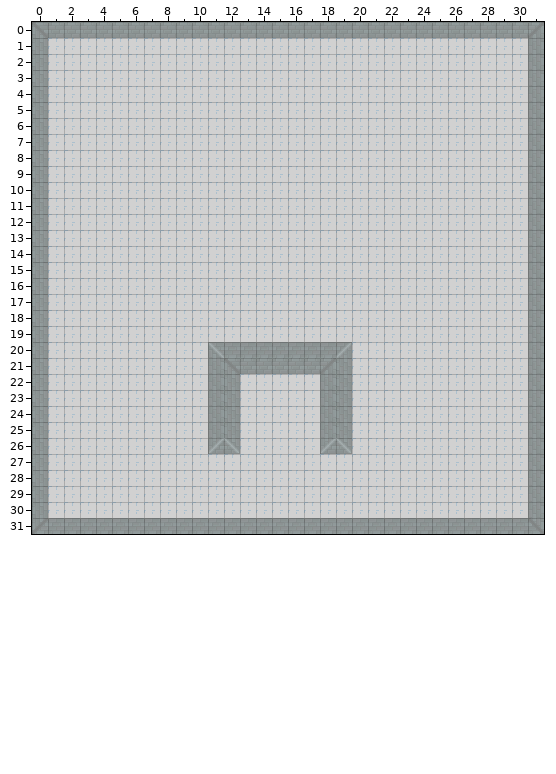
Tiled map -- assets/maps/lab.tmx. That is the earlier state.
Cells are 16x16 px. Shown: x 0..31, y 0..31.
The result:
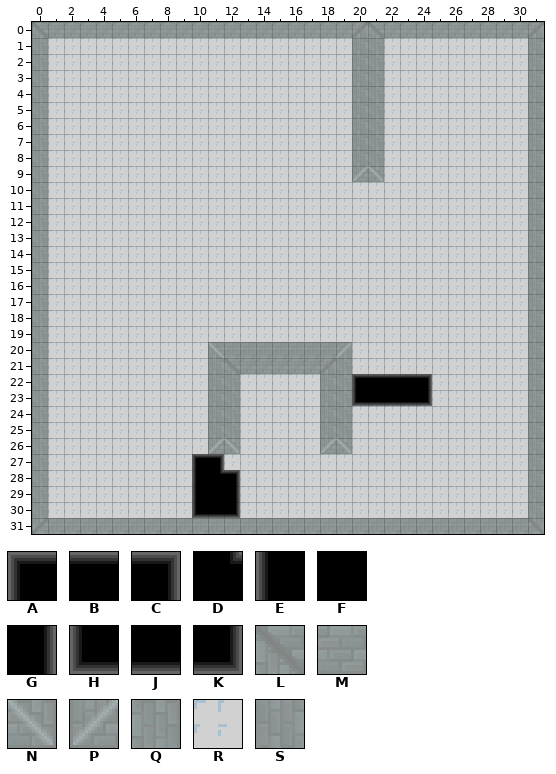
Key: from "holes": A 0, B 1, C 2, D 4, E 5, F 6, G 7, H 10, J 11, K 12; from "white-walls": L 0, M 1, N 3, P 4, Q 5, R 6, S 7.
_ is an empty cell.
Changes in this commit:
Layer "Tile Layer 1":
The author changed tile R to tile A in row 22 at x 20; in row 27 at x 10.
The author changed tile R to tile B in row 22 at x 21 to 23.
The author changed tile R to tile C in row 22 at x 24; in row 27 at x 11; in row 28 at x 12.
The author changed tile R to tile D in row 28 at x 11.
The author changed tile R to tile E in rows 28 to 29 at x 10.
The author changed tile R to tile F in row 29 at x 11.
The author changed tile R to tile G in row 29 at x 12.
The author changed tile R to tile H in row 23 at x 20; in row 30 at x 10.
The author changed tile R to tile J in row 23 at x 21 to 23; in row 30 at x 11.
The author changed tile R to tile K in row 23 at x 24; in row 30 at x 12.
The author changed tile M to tile L in row 0 at x 21.
The author changed tile R to tile N in row 9 at x 21.
The author changed tile R to tile P in row 9 at x 20.
The author changed tile R to tile Q in rows 1 to 8 at x 21.
The author changed tile R to tile S in rows 1 to 8 at x 20.
